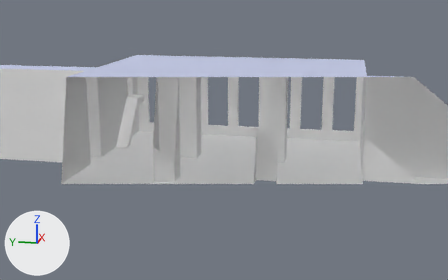
A saved change to the Blender file blends/qster_homeroom.blend.
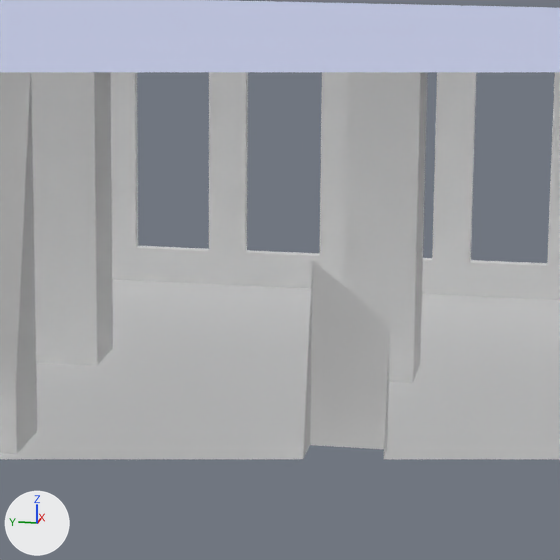
There are two pictures of each version: one from a camera (50 mm lens) standing at (-60.24, -8.95, 18.34) and looking at (-0.18, 3.06, 3.33), one close up on the part from 38% to 73% of the width and 20% to 76% of the height. Arrows for +X, +Y and +Z are at lower left; the lights stay in place. Everything nearer to the camera than a plane just in front of the edit is cut away.

In view in the first close-up: 'building', 'ceiling'.
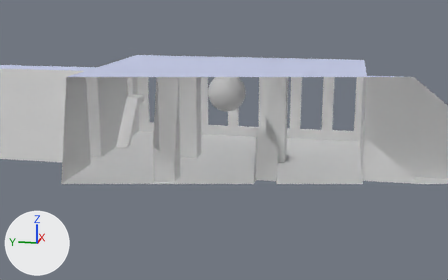
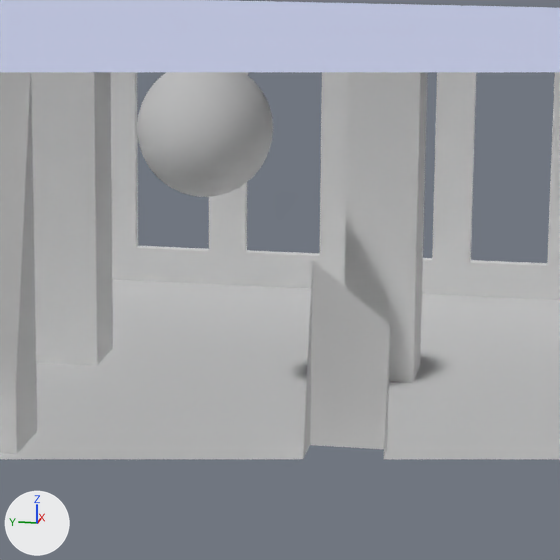
Where the change shows, as pixel boxes [x1, y1, x2, y2] in the close-ups (560 x 560 px):
'Sphere', added
    after: [137, 72, 273, 197]

Edits to the bpy script that builds the scene:
```text
Add mat_material_002:
    mat_material_002 = diffuse_material('Material.002')
    mat_material_002.base_color = (0.8, 0.8, 0.8)  # white #e7e7e7
Add me_sphere:
    me_sphere.from_pydata(...)  # a UV sphere (32 segments, 16 rings, poles along z) spanning x -1.0..1.0, y -1.0..1.0, z -1.0..1.0
    me_sphere.polygons.foreach_set('use_smooth', [True] * 512)
    me_sphere.materials.append(mat_material_002)  # white #e7e7e7
Add ob_sphere:
    ob_sphere = bpy.data.objects.new('Sphere', me_sphere)
    ob_sphere.location = (1.0, 3.0, 8.0)
    ob_sphere.scale = (1.91, 1.91, 1.91)
```
